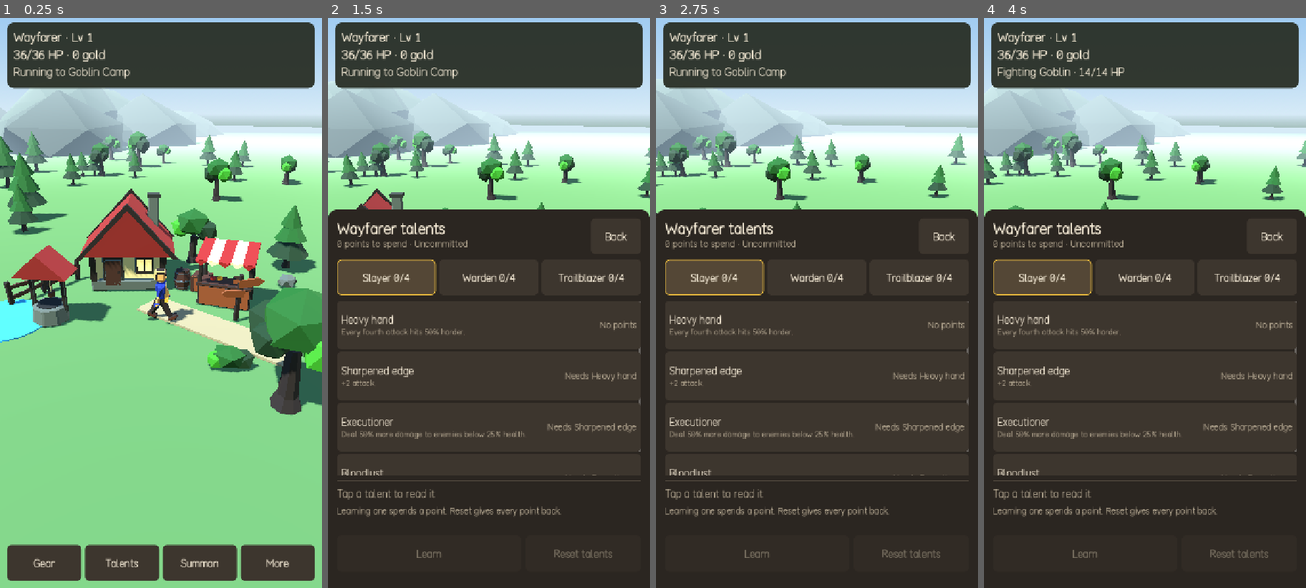
Above: before the commit, frames 1-4 (left to right).
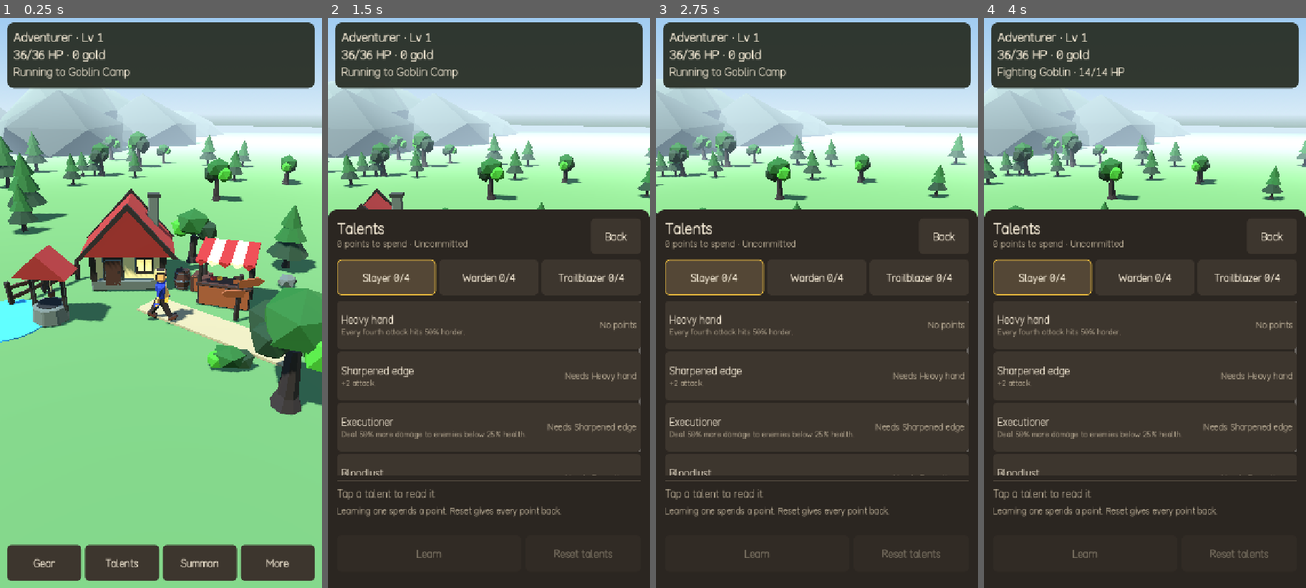
Above: after the commit, the same moments.

Repository: gabebartolo-spec/Idlerpg
Game: Godot game, scene res://main.tscn
Same seed, same stepped clock (60 frames per second), same inputs: the game is played once before the commit and once after it. Sound files missing from this copy of the repository are replaced by a short silence.
Inputs:
- Up to frame 1 (0.25 s): no input
- Up to frame 2 (1.5 s): click "Talents" at 0.5 s; click "Gear" at 1.25 s
- Up to frame 3 (2.75 s): click "Summon" at 2 s
- Up to frame 4 (4 s): click "More" at 2.75 s; click "Slayer 0/4" at 3.5 s

The runs differ from the first frame. In frame 1, 0.2% of the frame differs, in the area x 4-32%, y 2-5%; in frame 2, 0.6%, in the area x 2-37%, y 2-39%; in frame 3, 0.6%; in frame 4, 0.6%.

Commit message:
Retire the Wayfarer class name
Removes the Wayfarer name from the talent screen, the default adventurer
name (now Adventurer), the README and the design bible status line. The
12 talents are unchanged. Records the director's decision in the
2026-10-10 brainstorm.

Co-Authored-By: Claude Fable 5.1 <noreply@anthropic.com>
Claude-Session: https://claude.ai/code/session_018wmqJzMpweqZaeUcyAySKB

Diff:
--- a/src/data/talent_catalog.gd
+++ b/src/data/talent_catalog.gd
@@ -1,7 +1,5 @@
 class_name TalentCatalog
 extends RefCounted
-
-const CLASS_NAME := "Wayfarer"
 
 const BRANCHES := {
 	"slayer": {
--- a/src/state/adventurer_identity.gd
+++ b/src/state/adventurer_identity.gd
@@ -1,7 +1,7 @@
 extends RefCounted
 const PALETTES := {"amber": Color(0.82, 0.49, 0.16), "moss": Color(0.22, 0.49, 0.31), "slate": Color(0.25, 0.40, 0.67)}
 const TITLES := {"scout": "Greenway Scout", "thornbreaker": "Thornbreaker", "moth_master": "Glasswing Guardian", "moon_master": "Moonwell Keeper", "lamp_master": "Keeper of the Lamps"}
-var adventurer_name: String = "Wayfarer"
+var adventurer_name: String = "Adventurer"
 var palette: String = "amber"
 var title: String = ""
 
@@ -11,7 +11,7 @@
 		if value.unicode_at(i) >= 32 and value.unicode_at(i) != 127:
 			clean += value.substr(i, 1)
 	clean = " ".join(clean.strip_edges().split(" ", false)).left(24)
-	adventurer_name = clean if not clean.is_empty() else "Wayfarer"
+	adventurer_name = clean if not clean.is_empty() else "Adventurer"
 
 func set_palette(id: String) -> bool:
 	if not PALETTES.has(id):
@@ -43,7 +43,7 @@
 	return {"name": adventurer_name, "palette": palette, "title": title}
 
 func load_save_dict(data: Dictionary, sim: Node) -> void:
-	rename(str(data.get("name", "Wayfarer")))
+	rename(str(data.get("name", "Adventurer")))
 	palette = "amber"
 	set_palette(str(data.get("palette", "amber")))
 	title = ""
--- a/src/ui/talent_screen.gd
+++ b/src/ui/talent_screen.gd
@@ -51,7 +51,7 @@
 	return true
 
 func _build() -> void:
-	var column := build_sheet("%s talents" % TalentCatalogScript.CLASS_NAME)
+	var column := build_sheet("Talents")
 
 	var entries: Array = []
 	for branch_id in TalentCatalogScript.branch_ids():
--- a/tests/test_identity.gd
+++ b/tests/test_identity.gd
@@ -18,7 +18,7 @@
 	sim.identity.rename("A".repeat(100))
 	check(sim.identity.adventurer_name.length() == 24, "long names are bounded for portrait display")
 	sim.identity.rename(" ")
-	check(sim.identity.adventurer_name == "Wayfarer", "blank names retain a usable default")
+	check(sim.identity.adventurer_name == "Adventurer", "blank names retain a usable default")
 	check(not sim.identity.choose_title("thornbreaker", sim), "earned prestige cannot be selected before its accomplishment")
 	sim.quest_cycles_completed = 1
 	check(sim.identity.choose_title("scout", sim), "completing the opening errand unlocks Scout")
@@ -34,7 +34,7 @@
 	check(sim.effective_attack() == restored.effective_attack() and sim.effective_max_hp() == restored.effective_max_hp(), "identity leaves combat stats unchanged")
 	saved.erase("identity")
 	restored.load_save_dict(saved)
-	check(restored.identity.adventurer_name == "Wayfarer" and restored.thornback_rank == 1, "older saves retain progression and gain a neutral default identity")
+	check(restored.identity.adventurer_name == "Adventurer" and restored.thornback_rank == 1, "older saves retain progression and gain a neutral default identity")
 	var watch := Sim.new()
 	var offline := Sim.new()
 	root.add_child(watch)
Not shown, changed: README.md
Not shown, changed: docs/DESIGN_BIBLE.md
Not shown, changed: docs/brainstorms/2026-10-10-design-bible-vision.md
